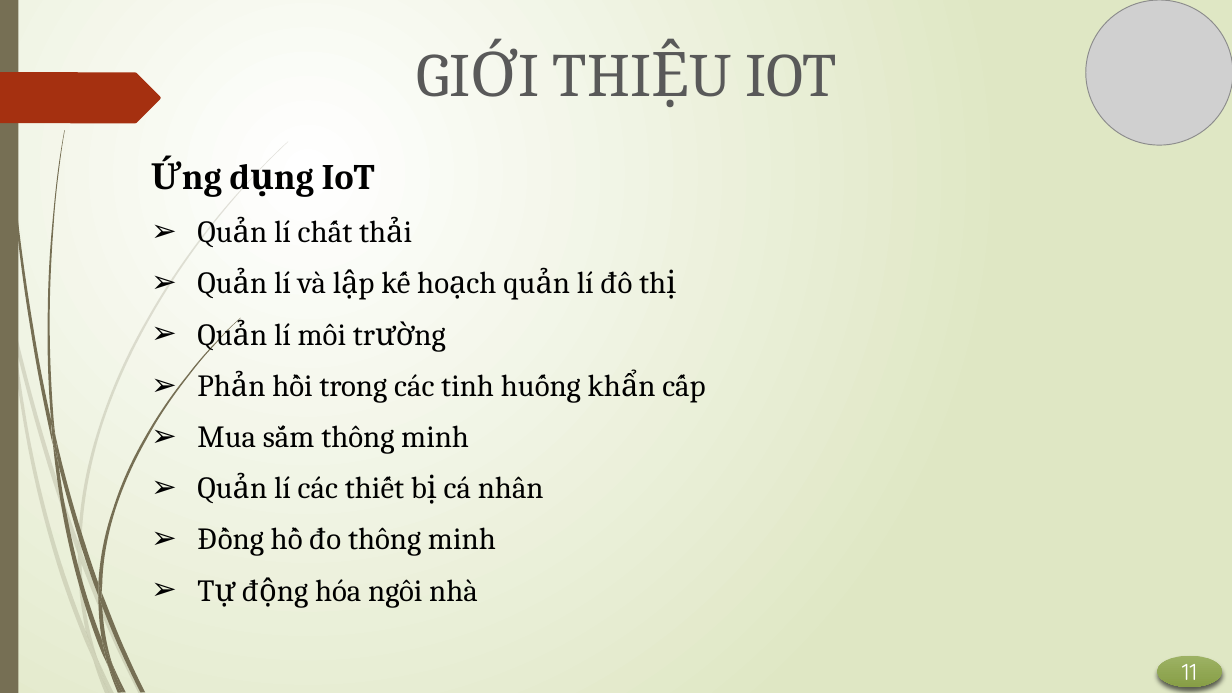
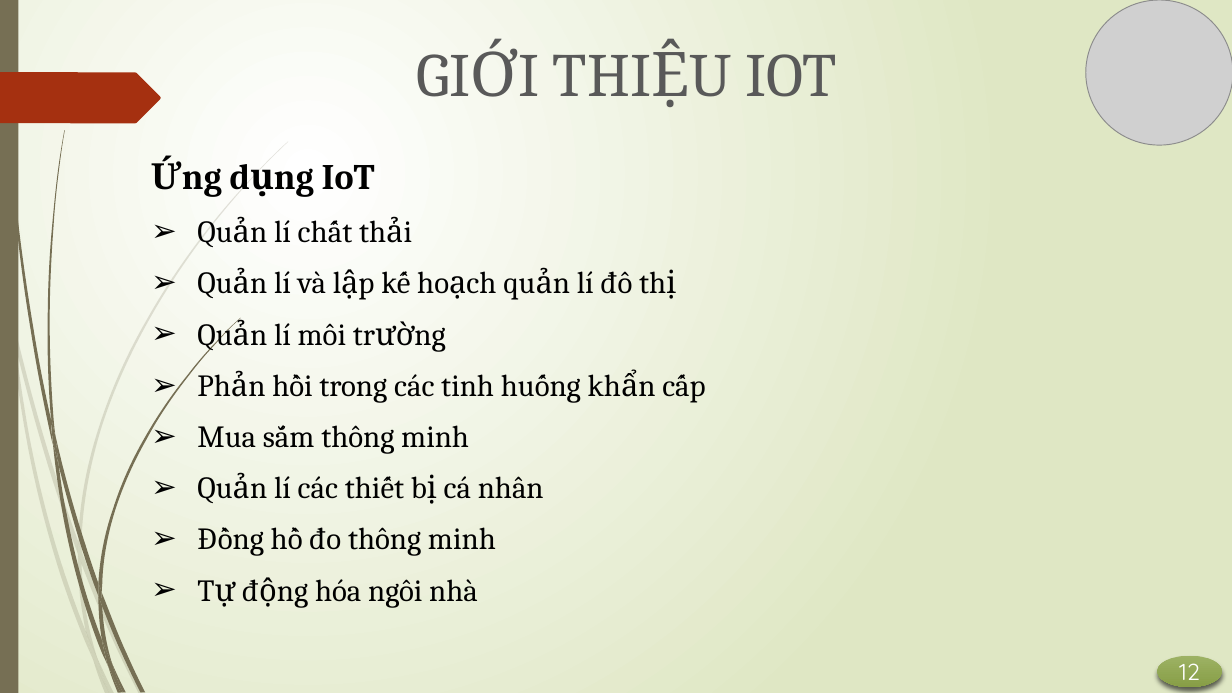
Before and after one commit to lemanhha57/CacVanDeHienDai, a slide deck: slide 12 of IoT-Smarthome.pptx (slide 11 before the commit). Drawn at 1232x693 pixels with LibreOffice and Linux fonts; fonts in the diff are those of the drawing; grey boxes stand for pictures. Boxes give left, top, right and bottom in pixels: in the first picture for what was removed or moved away, otherwise in the second. Text is boxed around its words. In the diff, an @@ line names an element or a change of style, - is before the commit and + after.

```diff
--- a/IoT-Smarthome.pptx
+++ b/IoT-Smarthome.pptx
@@ text in ellipse at bbox=[1179, 656, 1200, 680]: text changed @@
-11
+12
```
Also in this commit, not shown: 14 other slides changed, 1 slide added, 1 slide removed.
